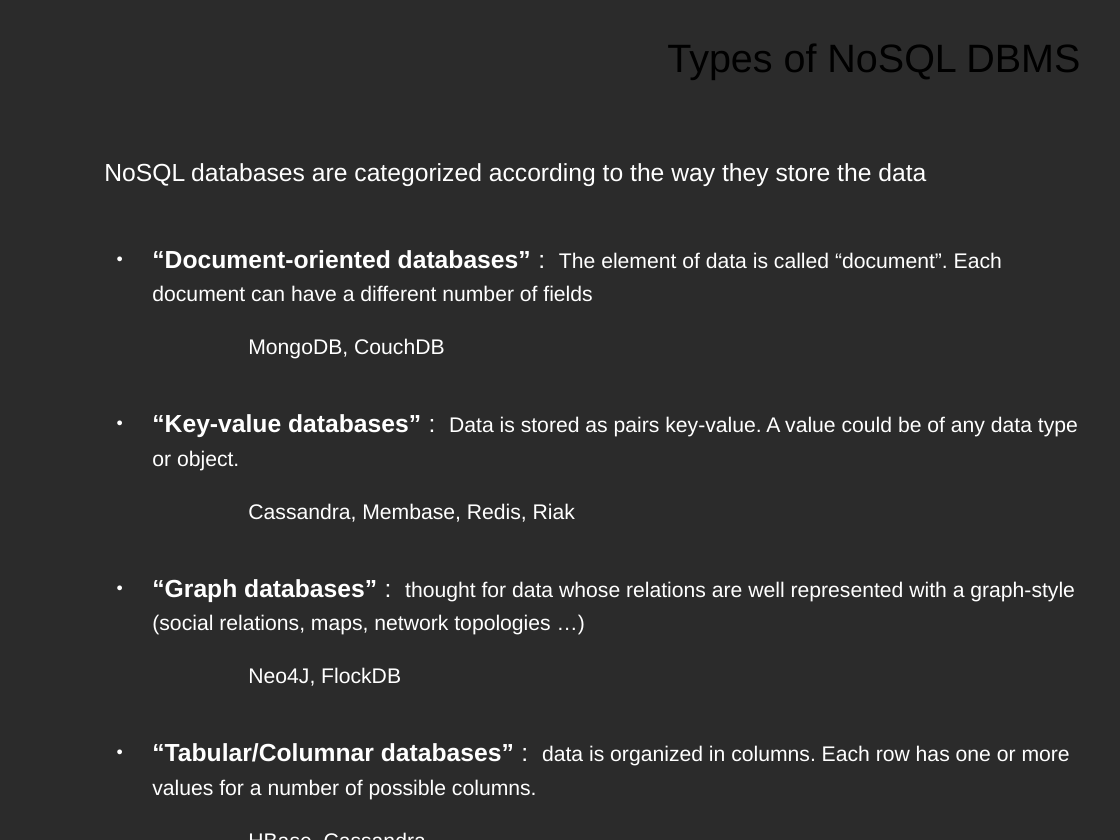
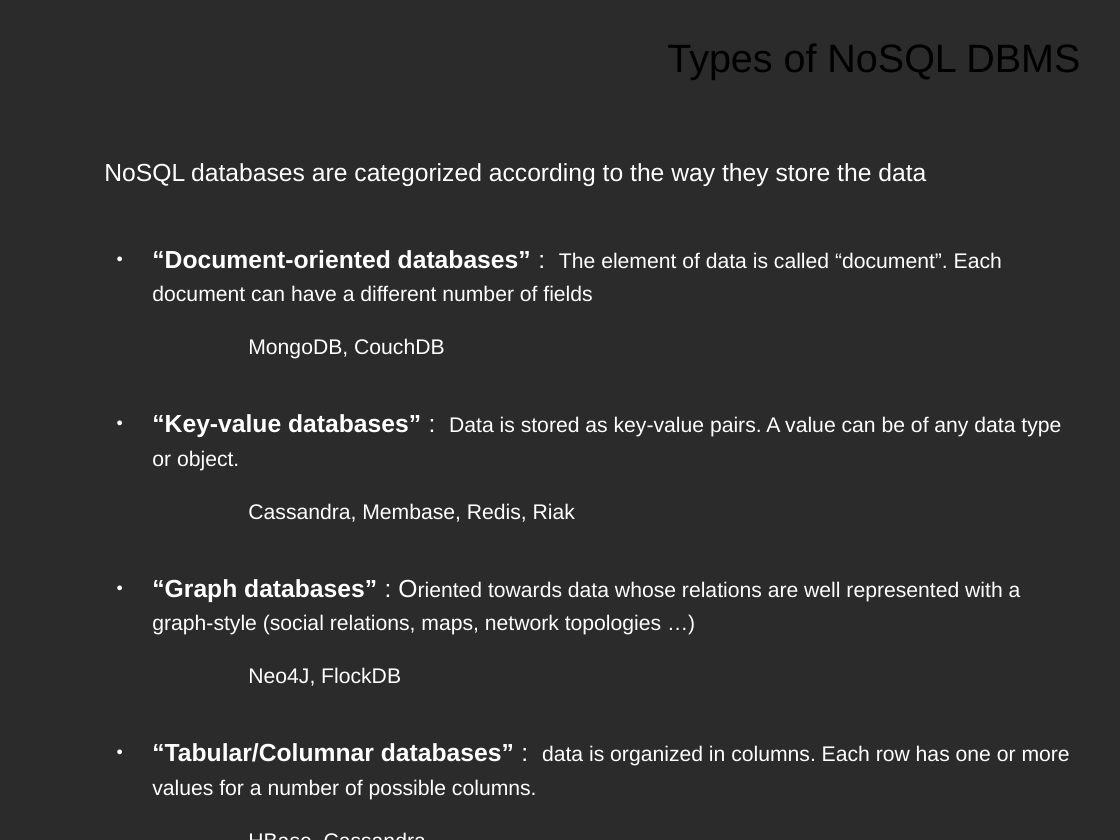
Before and after one commit to Ciges/internet_access_control_demo, a slide deck: slide 5 of NoSQL_Project_MSWL_Presentation.odp. Drawn at 1120x840 pixels with LibreOffice and Linux fonts; fonts in the diff are those of the drawing; background and template pictures are left out; a plain dark background stands for a picture behind light text. Boxes give left, top, right and bottom in pixels: in the first picture for what was removed or moved away, otherwise in the second. Text is boxed around its words. In the diff, an @@ line names an element or a change of style, - is before the commit and + after.

```diff
--- a/NoSQL_Project_MSWL_Presentation.odp
+++ b/NoSQL_Project_MSWL_Presentation.odp
@@ text at [152, 414, 1061, 471]: text changed @@
-● “Key-value databases” : Data is stored as pairs key-value. A value could be of any data type or object.
+● “Key-value databases” : Data is stored as key-value pairs. A value can be of any data type or object.
@@ text at [152, 579, 1021, 635]: text changed @@
-● “Graph databases” : thought for data whose relations are well represented with a graph-style (social relations, maps, network topologies …)
+● “Graph databases” : Oriented towards data whose relations are well represented with a graph-style (social relations, maps, network topologies …)
```
Also in this commit, not shown: 20 other slides changed, 1 other file.
